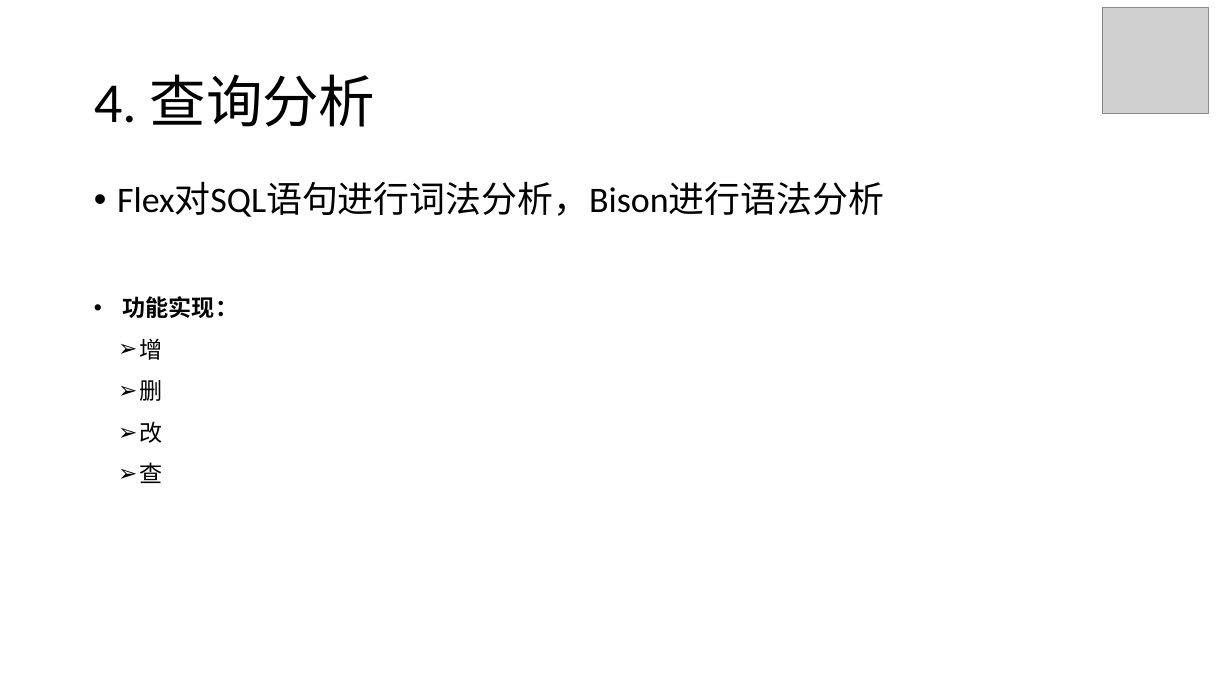
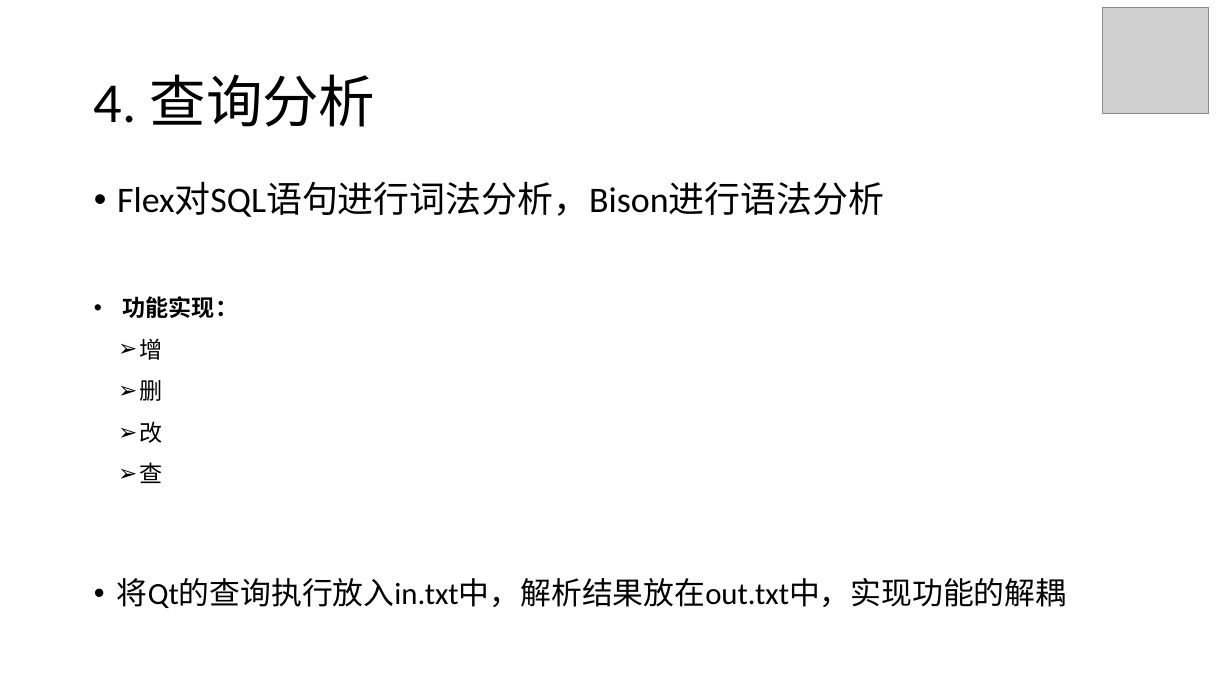
Before and after one commit to taoyouxian/I-DB, a slide deck: slide 17 of report/20180108_数据库_更新.pptx. Drawn at 1232x693 pixels with LibreOffice and Linux fonts; fonts in the diff are those of the drawing; grey boxes stand for pictures. Boxes give left, top, right and bottom in pixels: in the first picture for what was removed or moved away, otherwise in the second. Text is boxed around its words. In the diff, an @@ line names an element or a change of style, - is before the commit and + after.

```diff
--- a/report/20180108_数据库_更新.pptx
+++ b/report/20180108_数据库_更新.pptx
@@ text added at <box>117,578,1066,608</box>, 24 pt, text #000000 @@
+• 将Qt的查询执行放入in.txt中，解析结果放在out.txt中，实现功能的解耦
```
Also in this commit, not shown: 1 other file.
